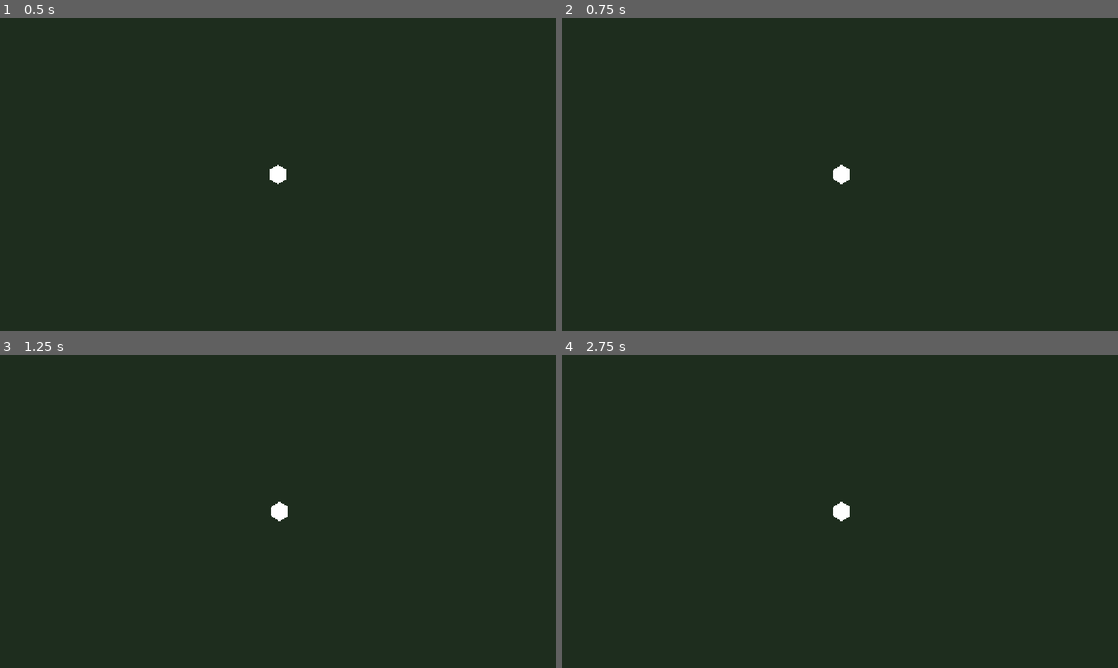
Above: before the commit, frames 1-4 (two rows, left to right).
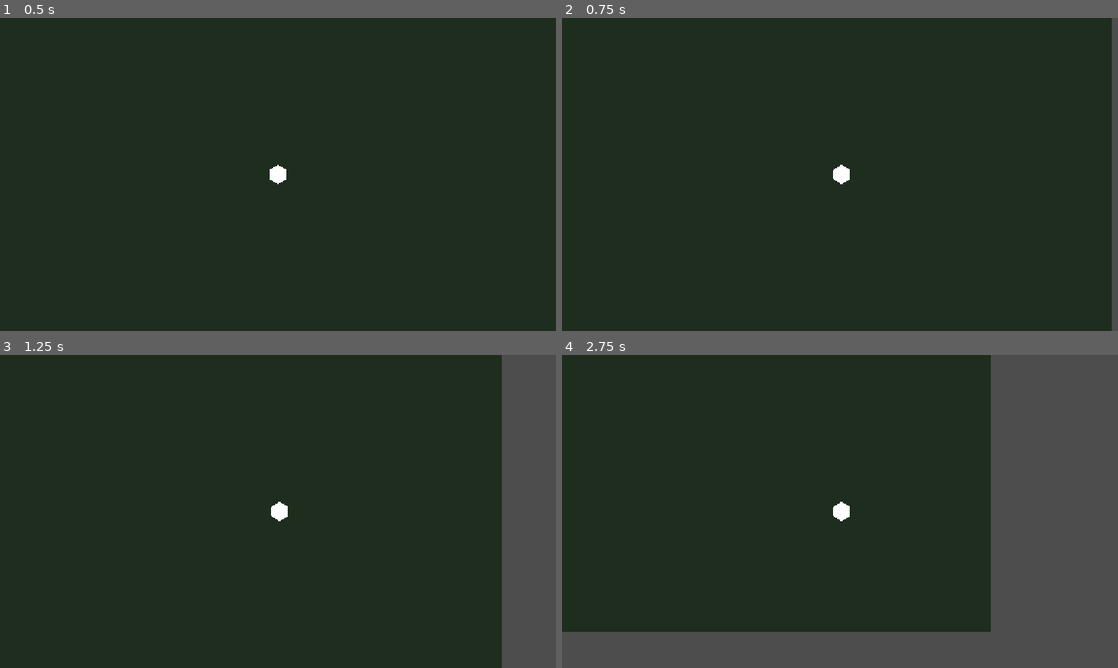
Above: after the commit, the same moments.

Repository: salexume94-pixel/Scripts
Game: Godot game, scene res://scenes/World.tscn
The game is run twice, just before and just after one commit, with the same random seed, the same clock (stepped at 60 frames per second) and the same inputs.
Inputs:
- Up to frame 1 (0.5 s): no input
- Up to frame 2 (0.75 s): tap Enter at 0.5 s; hold Right (ui_right) from 0.53 s (still down)
- Up to frame 3 (1.25 s): keep holding Right (ui_right)
- Up to frame 4 (2.75 s): release Right (ui_right) at 1.28 s; hold Down (ui_down) 1.28-2.03 s; hold Right (ui_right) from 2.03 s (still down)

Frame 1 is identical in both runs. In frame 2, 1.1% of the frame differs, in the area x 98-100%, y 0-100%; in frame 3, 9.8%; in frame 4, 32%, in the area x 0-100%, y 0-100%.

Commit message:
Reduce WorldFloor test area to 1200x800

Diff:
--- a/scenes/World.tscn
+++ b/scenes/World.tscn
@@ -8,7 +8,7 @@
 [node name="WorldContent" type="Node2D" parent="." unique_id=137521038]
 
 [node name="WorldFloor" type="Polygon2D" parent="WorldContent" unique_id=137521041]
-polygon = PackedVector2Array(-1500, -1000, 1500, -1000, 1500, 1000, -1500, 1000)
+polygon = PackedVector2Array(-600, -400, 600, -400, 600, 400, -600, 400)
 color = Color(0.12, 0.18, 0.12, 1)
 
 [node name="WorldPresentation" type="Node2D" parent="." unique_id=137521037]
